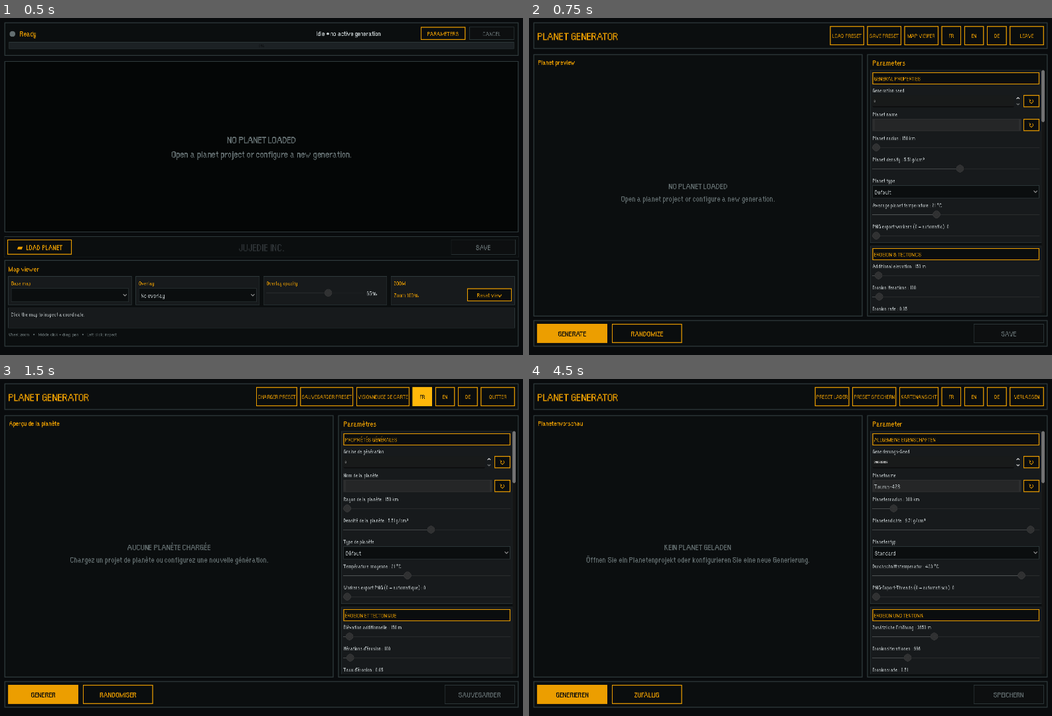
Above: before the commit, frames 1-4 (two rows, left to right).
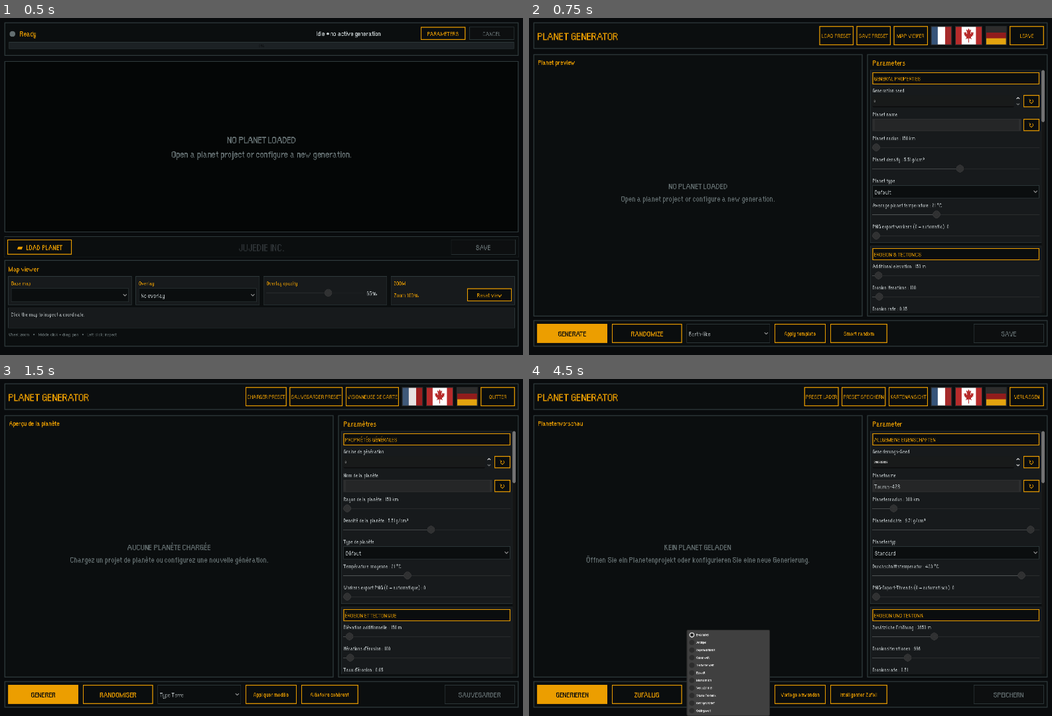
Above: after the commit, the same moments.

Repository: Jujedie/PlanetGenerator
Game: Godot game, scene res://data/scn/master.tscn
Two runs of this game, one before a commit and one after it. Both use one fixed random seed, a clock stepped at 60 frames per second and the inputs below.
Inputs (mouse positions are in pixels of both pictures, inside the frame that each line leads up to):
- Up to frame 1 (0.5 s): no input
- Up to frame 2 (0.75 s): click "PARAMETERS" at 0.5 s
- Up to frame 3 (1.5 s): click (423, 395) at 1.25 s, where only the run before the commit has a clickable "FR"
- Up to frame 4 (4.5 s): click (973, 395) at 2 s, where only the run before the commit has a clickable "EN"; click (994, 395) at 2.75 s, where only the run before the commit has a clickable "DE"; click "ZUFÄLLIG" at 3.5 s; click (727, 695) at 4.25 s, where only the run after the commit has a clickable "Erdähnlich"

Frame 1 is identical in both runs. In frame 2, 1.5% of the frame differs, in the area x 30-92%, y 2-97%; in frame 3, 1.6%; in frame 4, 5.4%, in the area x 30-92%, y 2-100%.

Commit message:
feat: Ajouter des modèles de planète cohérents et une fonctionnalité de sélection dans l'interface utilisateur

Diff:
--- a/data/translations/base.csv
+++ b/data/translations/base.csv
@@ -292,3 +292,18 @@
 RGBA {r} / {g} / {b} / {a}","Cellule {x},{y} • Lon {lon}° Lat {lat}°
 RGBA {r} / {g} / {b} / {a}","Zelle {x},{y} • Lon {lon}° Lat {lat}°
 RGBA {r} / {g} / {b} / {a}"
+TEMPLATE_APPLY,Apply template,Appliquer modèle,Vorlage anwenden
+TEMPLATE_SMART_RANDOM,Smart random,Aléatoire cohérent,Intelligenter Zufall
+TEMPLATE_TOOLTIP,Choose a coherent starting parameter set.,Choisir un ensemble cohérent de paramètres de départ.,Einen kohärenten Startparametersatz auswählen.
+TEMPLATE_SMART_RANDOM_TOOLTIP,Pick a coherent template then apply modest correlated variation.,Choisit un modèle cohérent puis applique une variation corrélée modérée.,Wählt eine kohärente Vorlage und variiert ihre Werte moderat und zusammenhängend.
+TEMPLATE_EARTH_LIKE,Earth-like,Type Terre,Erdähnlich
+TEMPLATE_ARCHIPELAGO,Archipelago,Archipel,Archipel
+TEMPLATE_SUPERCONTINENT,Supercontinent,Supercontinent,Superkontinent
+TEMPLATE_OCEAN_WORLD,Ocean World,Monde océanique,Ozeanwelt
+TEMPLATE_DRY_WORLD,Dry World,Monde aride,Trockene Welt
+TEMPLATE_FROZEN_WORLD,Frozen World,Monde gelé,Eiswelt
+TEMPLATE_MARS_LIKE,Mars-like,Type Mars,Marsähnlich
+TEMPLATE_VENUS_LIKE,Venus-like,Type Vénus,Venusähnlich
+TEMPLATE_HIGH_TECTONICS,High Tectonics,Forte tectonique,Starke Tektonik
+TEMPLATE_LOW_RELIEF,Low Relief,Faible relief,Geringes Relief
+TEMPLATE_MOUNTAIN_WORLD,Mountain World,Monde montagneux,Gebirgswelt
--- /dev/null
+++ b/src/classes/classes_io/planet_templates.gd
@@ -0,0 +1,73 @@
+class_name PlanetTemplates
+extends RefCounted
+
+## Milestone 7.5 — coherent parameter templates shared by the standalone UI
+## and future API consumers. Keys intentionally match PlanetParameterSchema and
+## Master._compile_generation_params().
+
+const ORDER: Array[String] = [
+	"Earth-like",
+	"Archipelago",
+	"Supercontinent",
+	"Ocean World",
+	"Dry World",
+	"Frozen World",
+	"Mars-like",
+	"Venus-like",
+	"High Tectonics",
+	"Low Relief",
+	"Mountain World",
+]
+
+const DISPLAY_KEYS: Dictionary = {
+	"Earth-like": "TEMPLATE_EARTH_LIKE",
+	"Archipelago": "TEMPLATE_ARCHIPELAGO",
+	"Supercontinent": "TEMPLATE_SUPERCONTINENT",
+	"Ocean World": "TEMPLATE_OCEAN_WORLD",
+	"Dry World": "TEMPLATE_DRY_WORLD",
+	"Frozen World": "TEMPLATE_FROZEN_WORLD",
+	"Mars-like": "TEMPLATE_MARS_LIKE",
+	"Venus-like": "TEMPLATE_VENUS_LIKE",
+	"High Tectonics": "TEMPLATE_HIGH_TECTONICS",
+	"Low Relief": "TEMPLATE_LOW_RELIEF",
+	"Mountain World": "TEMPLATE_MOUNTAIN_WORLD",
+}
+
+const TEMPLATES: Dictionary = {
+	"Earth-like": {"planet_type": 0, "avg_temperature": 15.0, "ocean_ratio": 70.0, "global_humidity": 0.55, "ice_probability": 0.80, "terrain_scale": 1800.0},
+	"Archipelago": {"planet_type": 0, "avg_temperature": 20.0, "ocean_ratio": 82.0, "global_humidity": 0.68, "ice_probability": 0.45, "terrain_scale": 2100.0},
+	"Supercontinent": {"planet_type": 0, "avg_temperature": 17.0, "ocean_ratio": 43.0, "global_humidity": 0.42, "ice_probability": 0.55, "terrain_scale": 2300.0},
+	"Ocean World": {"planet_type": 0, "avg_temperature": 18.0, "ocean_ratio": 90.0, "global_humidity": 0.85, "ice_probability": 0.35, "terrain_scale": 1300.0},
+	"Dry World": {"planet_type": 0, "avg_temperature": 31.0, "ocean_ratio": 24.0, "global_humidity": 0.16, "ice_probability": 0.10, "terrain_scale": 1700.0},
+	"Frozen World": {"planet_type": 0, "avg_temperature": -24.0, "ocean_ratio": 58.0, "global_humidity": 0.45, "ice_probability": 1.0, "terrain_scale": 1600.0},
+	"Mars-like": {"planet_type": 5, "avg_temperature": -58.0, "ocean_ratio": 0.0, "global_humidity": 0.02, "ice_probability": 0.10, "terrain_scale": 3200.0, "crater_density": 0.65},
+	"Venus-like": {"planet_type": 1, "avg_temperature": 460.0, "ocean_ratio": 5.0, "global_humidity": 0.12, "ice_probability": 0.0, "terrain_scale": 2500.0},
+	"High Tectonics": {"planet_type": 0, "avg_temperature": 15.0, "ocean_ratio": 62.0, "global_humidity": 0.50, "terrain_scale": 4200.0, "spreading_rate": 80.0},
+	"Low Relief": {"planet_type": 0, "avg_temperature": 16.0, "ocean_ratio": 68.0, "global_humidity": 0.55, "terrain_scale": 650.0, "erosion_rate": 0.08},
+	"Mountain World": {"planet_type": 0, "avg_temperature": 8.0, "ocean_ratio": 48.0, "global_humidity": 0.50, "terrain_scale": 5200.0, "erosion_rate": 0.035},
+}
+
+
+static func values(template_name: String) -> Dictionary:
+	var fallback: Dictionary = TEMPLATES["Earth-like"]
+	var source: Dictionary = TEMPLATES.get(template_name, fallback)
+	return source.duplicate(true)
+
+
+static func translation_key(template_name: String) -> String:
+	return str(DISPLAY_KEYS.get(template_name, "TEMPLATE_EARTH_LIKE"))
+
+
+static func smart_random(rng: RandomNumberGenerator) -> Dictionary:
+	var template_name: String = ORDER[rng.randi_range(0, ORDER.size() - 1)]
+	var result: Dictionary = values(template_name)
+	for key in result.keys():
+		if key == "planet_type":
+			continue
+		var raw_value: Variant = result[key]
+		if raw_value is float or raw_value is int:
+			var numeric_value := float(raw_value)
+			var spread := maxf(absf(numeric_value) * 0.12, 0.05)
+			result[key] = numeric_value + rng.randf_range(-spread, spread)
+	result["template_name"] = template_name
+	return result
--- a/src/scenes/parameter_workspace.gd
+++ b/src/scenes/parameter_workspace.gd
@@ -18,6 +18,7 @@
 const UI_TEXT := Color(0.78, 0.81, 0.82, 1.0)
 const UI_MUTED := Color(0.39, 0.43, 0.44, 1.0)
 const PARAMETER_SCHEMA := preload("res://src/scenes/planet_parameter_schema.gd")
+const PLANET_TEMPLATES := preload("res://src/classes/classes_io/planet_templates.gd")
 
 var root: Control
 var title_label: Label
@@ -37,6 +38,9 @@
 var generate_button: Button
 var random_button: Button
 var save_planet_button: Button
+var template_select: OptionButton
+var template_apply_button: Button
+var smart_random_button: Button
 
 var _parameter_tree: VBoxContainer
 var _controls: Dictionary = {}
@@ -87,6 +91,35 @@
 	button.add_theme_stylebox_override("pressed", _panel_style(UI_AMBER, UI_AMBER, 2, 4.0))
 	button.add_theme_stylebox_override("disabled", _panel_style(Color(0.05, 0.06, 0.065, 1.0), UI_BORDER, 1, 4.0))
 	button.add_theme_stylebox_override("focus", StyleBoxEmpty.new())
+
+
+func _style_language_button(
+	button: Button,
+	normal_path: String,
+	hover_path: String,
+	pressed_path: String,
+	tooltip: String
+) -> void:
+	button.focus_mode = Control.FOCUS_NONE
+	button.text = ""
+	button.tooltip_text = tooltip
+	var normal_texture: Texture2D = load(normal_path) as Texture2D
+	if normal_texture != null:
+		button.custom_minimum_size = Vector2(normal_texture.get_width(), normal_texture.get_height()) * 0.8
+	else:
+		button.custom_minimum_size = Vector2(56, 40)
+	button.add_theme_stylebox_override("normal", _flag_style(normal_path))
+	button.add_theme_stylebox_override("hover", _flag_style(hover_path))
+	button.add_theme_stylebox_override("pressed", _flag_style(pressed_path))
+	button.add_theme_stylebox_override("disabled", _flag_style(normal_path))
+	button.add_theme_stylebox_override("focus", StyleBoxEmpty.new())
+
+
+func _flag_style(texture_path: String) -> StyleBoxTexture:
+	var style := StyleBoxTexture.new()
+	var flag_texture: Texture2D = load(texture_path) as Texture2D
+	style.texture = flag_texture
+	return style
 
 
 func _style_line_edit(edit: LineEdit) -> void:
@@ -154,19 +187,31 @@
 	style_button(viewer_button, true)
 	header_row.add_child(viewer_button)
 	french_button = Button.new()
-	french_button.text = "FR"
-	style_button(french_button, true)
-	french_button.custom_minimum_size.x = 52
+	_style_language_button(
+		french_button,
+		"res://data/img/UI/Flags/fra.png",
+		"res://data/img/UI/Flags/fra_hover.png",
+		"res://data/img/UI/Flags/fra_pressed.png",
+		"Français"
+	)
 	header_row.add_child(french_button)
 	english_button = Button.new()
-	english_button.text = "EN"
-	style_button(english_button, true)
-	english_button.custom_minimum_size.x = 52
+	_style_language_button(
+		english_button,
+		"res://data/img/UI/Flags/can.png",
+		"res://data/img/UI/Flags/can_hover.png",
+		"res://data/img/UI/Flags/can_pressed.png",
+		"English"
+	)
 	header_row.add_child(english_button)
 	german_button = Button.new()
-	german_button.text = "DE"
-	style_button(german_button, true)
-	german_button.custom_minimum_size.x = 52
+	_style_language_button(
+		german_button,
+		"res://data/img/UI/Flags/deu.png",
+		"res://data/img/UI/Flags/deu_hover.png",
+		"res://data/img/UI/Flags/deu_pressed.png",
+		"Deutsch"
+	)
 	header_row.add_child(german_button)
 	quit_button = Button.new()
 	style_button(quit_button, true)
@@ -228,6 +273,21 @@
 	random_button.name = "RandomButton"
 	style_button(random_button)
 	action_row.add_child(random_button)
+	template_select = OptionButton.new()
+	template_select.name = "PlanetTemplateSelect"
+	template_select.custom_minimum_size = Vector2(220, 40)
+	_style_option(template_select)
+	action_row.add_child(template_select)
+	template_apply_button = Button.new()
+	template_apply_button.name = "ApplyTemplateButton"
+	style_button(template_apply_button, true)
+	template_apply_button.custom_minimum_size.x = 135
+	action_row.add_child(template_apply_button)
+	smart_random_button = Button.new()
+	smart_random_button.name = "SmartRandomButton"
+	style_button(smart_random_button, true)
+	smart_random_button.custom_minimum_size.x = 150
+	action_row.add_child(smart_random_button)
 	var spacer := Control.new()
 	spacer.size_flags_horizontal = Control.SIZE_EXPAND_FILL
 	action_row.add_child(spacer)
@@ -374,6 +434,8 @@
 func _connect_actions() -> void:
 	generate_button.pressed.connect(func() -> void: generate_requested.emit())
 	random_button.pressed.connect(randomize_parameters)
+	template_apply_button.pressed.connect(apply_selected_template)
+	smart_random_button.pressed.connect(smart_randomize_parameters)
 	save_planet_button.pressed.connect(func() -> void: save_planet_requested.emit())
 	load_preset_button.pressed.connect(func() -> void: load_preset_requested.emit())
 	save_preset_button.pressed.connect(func() -> void: save_preset_requested.emit())
@@ -464,6 +526,52 @@
 	refresh_translations()
 
 
+func apply_selected_template() -> void:
+	if template_select == null or template_select.selected < 0:
+		return
+	var template_name: String = str(template_select.get_item_metadata(template_select.selected))
+	if template_name.is_empty():
+		return
+	apply_values(PLANET_TEMPLATES.values(template_name))
+
+
+func smart_randomize_parameters() -> void:
+	var rng := RandomNumberGenerator.new()
+	rng.randomize()
+	var values: Dictionary = PLANET_TEMPLATES.smart_random(rng)
+	var template_name: String = str(values.get("template_name", PLANET_TEMPLATES.ORDER[0]))
+	values.erase("template_name")
+	_select_template_by_name(template_name)
+	apply_values(values)
+	randomize_seed()
+	randomize_name()
+
+
+func _refresh_template_items() -> void:
+	if template_select == null:
+		return
+	var selected_name := ""
+	if template_select.selected >= 0:
+		selected_name = str(template_select.get_item_metadata(template_select.selected))
+	template_select.clear()
+	for template_name in PLANET_TEMPLATES.ORDER:
+		var stable_name: String = str(template_name)
+		template_select.add_item(tr(PLANET_TEMPLATES.translation_key(stable_name)))
+		template_select.set_item_metadata(template_select.item_count - 1, stable_name)
+	if selected_name.is_empty():
+		selected_name = str(PLANET_TEMPLATES.ORDER[0])
+	_select_template_by_name(selected_name)
+
+
+func _select_template_by_name(template_name: String) -> void:
+	if template_select == null:
+		return
+	for index in range(template_select.item_count):
+		if str(template_select.get_item_metadata(index)) == template_name:
+			template_select.select(index)
+			return
+
+
 func randomize_parameters() -> void:
 	randomize()
 	randomize_name()
@@ -510,7 +618,12 @@
 	quit_button.text = tr("LEAVE")
 	generate_button.text = tr("GENERER")
 	random_button.text = tr("RANDOMISE")
+	template_apply_button.text = tr("TEMPLATE_APPLY")
+	smart_random_button.text = tr("TEMPLATE_SMART_RANDOM")
+	template_select.tooltip_text = tr("TEMPLATE_TOOLTIP")
+	smart_random_button.tooltip_text = tr("TEMPLATE_SMART_RANDOM_TOOLTIP")
 	save_planet_button.text = tr("SAUVEGARDER")
+	_refresh_template_items()
 
 	for category in PARAMETER_SCHEMA.CATEGORY_ORDER:
 		var category_key := str(category)
@@ -527,6 +640,9 @@
 func set_actions_enabled(enabled: bool) -> void:
 	generate_button.disabled = not enabled
 	random_button.disabled = not enabled
+	template_select.disabled = not enabled
+	template_apply_button.disabled = not enabled
+	smart_random_button.disabled = not enabled
 	load_preset_button.disabled = not enabled
 	save_preset_button.disabled = not enabled
 	viewer_button.disabled = not enabled
--- a/src/scenes/planet_parameter_schema.gd
+++ b/src/scenes/planet_parameter_schema.gd
@@ -48,7 +48,7 @@
 	{"key":"crater_ejecta_decay", "category":"CRATER", "kind":"slider", "label":"CRATER_EJECTA_DECAY", "default":3.0, "min":0.5, "max":10.0, "step":0.5},
 	{"key":"crater_azimuth_var", "category":"CRATER", "kind":"slider", "label":"CRATER_AZIMUTH_VAR", "default":0.3, "min":0.1, "max":1.0, "step":0.1},
 
-	{"key":"ocean_ratio", "category":"EAU", "kind":"slider", "label":"OCEAN_RATIO", "unit":"%", "default":55.0, "min":40.0, "max":90.0, "step":0.1},
+	{"key":"ocean_ratio", "category":"EAU", "kind":"slider", "label":"OCEAN_RATIO", "unit":"%", "default":55.0, "min":0.0, "max":100.0, "step":0.1},
 	{"key":"ice_probability", "category":"EAU", "kind":"slider", "label":"ICE_PROBABILITY", "unit":"%", "default":0.9, "min":0.0, "max":1.0, "step":0.1},
 	{"key":"global_humidity", "category":"EAU", "kind":"slider", "label":"GLOBAL_HUMIDITY", "unit":"%", "default":0.5, "min":0.0, "max":1.0, "step":0.1},
 	{"key":"sea_level", "category":"EAU", "kind":"slider", "label":"SEA_LEVEL", "unit":" m", "default":0.0, "min":-5000.0, "max":5000.0, "step":50.0},
--- /dev/null
+++ b/tests/milestone_7_5_templates.gd
@@ -0,0 +1,18 @@
+extends Node
+
+func _ready() -> void:
+	assert(PlanetTemplates.ORDER.size() >= 10)
+	var earth: Dictionary = PlanetTemplates.values("Earth-like")
+	assert(int(earth["planet_type"]) == 0)
+	assert(float(earth["ocean_ratio"]) > 50.0)
+	var mars: Dictionary = PlanetTemplates.values("Mars-like")
+	assert(float(mars["ocean_ratio"]) == 0.0)
+	var rng := RandomNumberGenerator.new()
+	rng.seed = 12345
+	var a: Dictionary = PlanetTemplates.smart_random(rng)
+	rng.seed = 12345
+	var b: Dictionary = PlanetTemplates.smart_random(rng)
+	assert(a == b)
+	assert(a.has("template_name"))
+	print("Milestone 7.5 templates regression: PASS")
+	get_tree().quit()
--- /dev/null
+++ b/tests/milestone_7_5_templates.tscn
@@ -0,0 +1,4 @@
+[gd_scene load_steps=2 format=3]
+[ext_resource path="res://tests/milestone_7_5_templates.gd" type="Script" id="1"]
+[node name="Milestone75Templates" type="Node"]
+script = ExtResource("1")
Binary file removed: data/img/UI/no_data.png
Not shown, removed: data/img/UI/no_data.png.import
Binary file changed: data/translations/base.de.translation
Binary file changed: data/translations/base.en.translation
Binary file changed: data/translations/base.fr.translation
Not shown, added: src/classes/classes_io/planet_templates.gd.uid
Not shown, added: tests/milestone_7_5_templates.gd.uid
Not shown, added: docs/Milestone7_5_Planet_Templates.md
